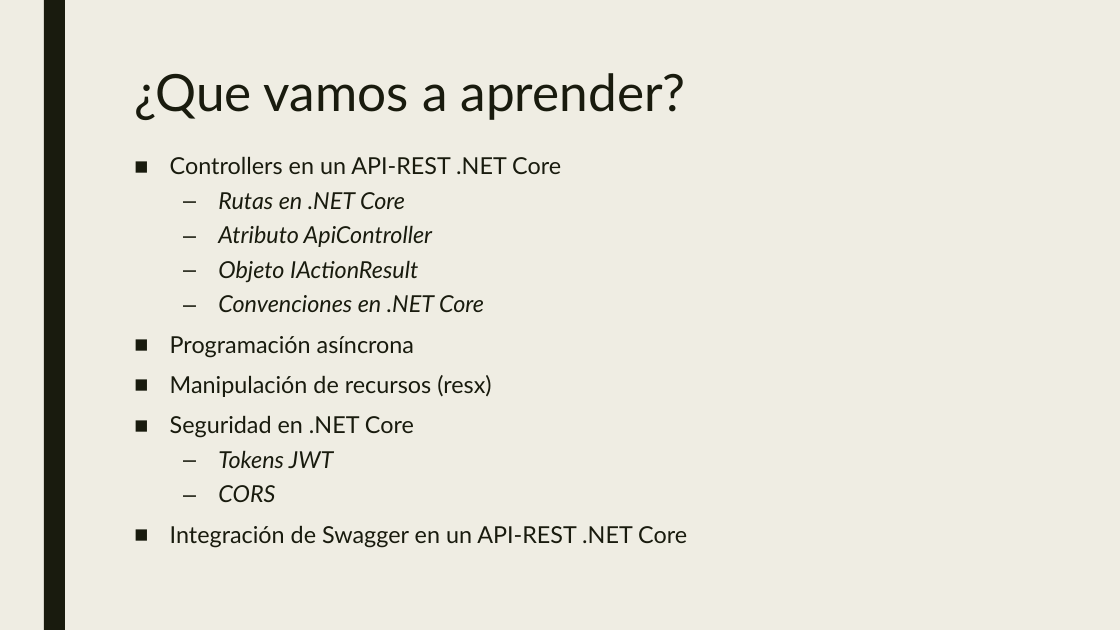
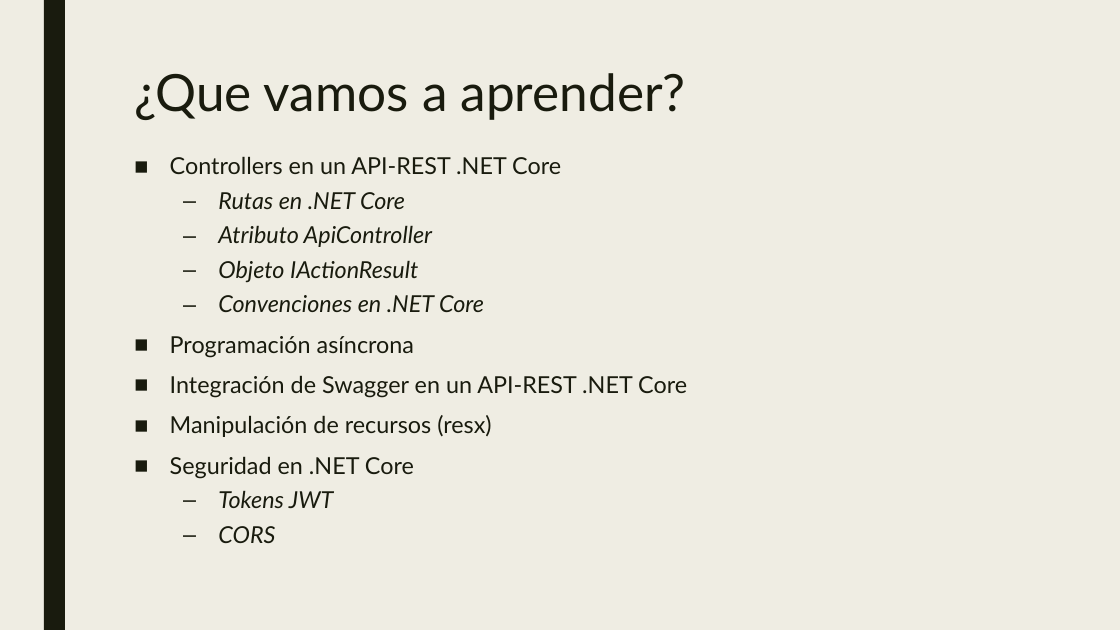
Before and after one commit to dadjh85/Demo4-Curso-.NetCore3.1, a slide deck: slide 2 of doc/Demo4- Curso .NET Core.pptx. Drawn at 1120x630 pixels with LibreOffice and Linux fonts; fonts in the diff are those of the drawing. Boxes give left, top, right and bottom in pixels: in the first picture for what was removed or moved away, otherwise in the second. Text is boxed around its words. In the diff, an @@ line names an element or a change of style, - is before the commit and + after.

```diff
--- a/doc/Demo4- Curso .NET Core.pptx
+++ b/doc/Demo4- Curso .NET Core.pptx
@@ text at (170,375,687,398): paragraph added @@
+■ Integración de Swagger en un API-REST .NET Core
@@ text at (170,525,687,548): paragraph removed @@
-■ Integración de Swagger en un API-REST .NET Core
```
Also in this commit, not shown: 5 slides added, 11 other files.
